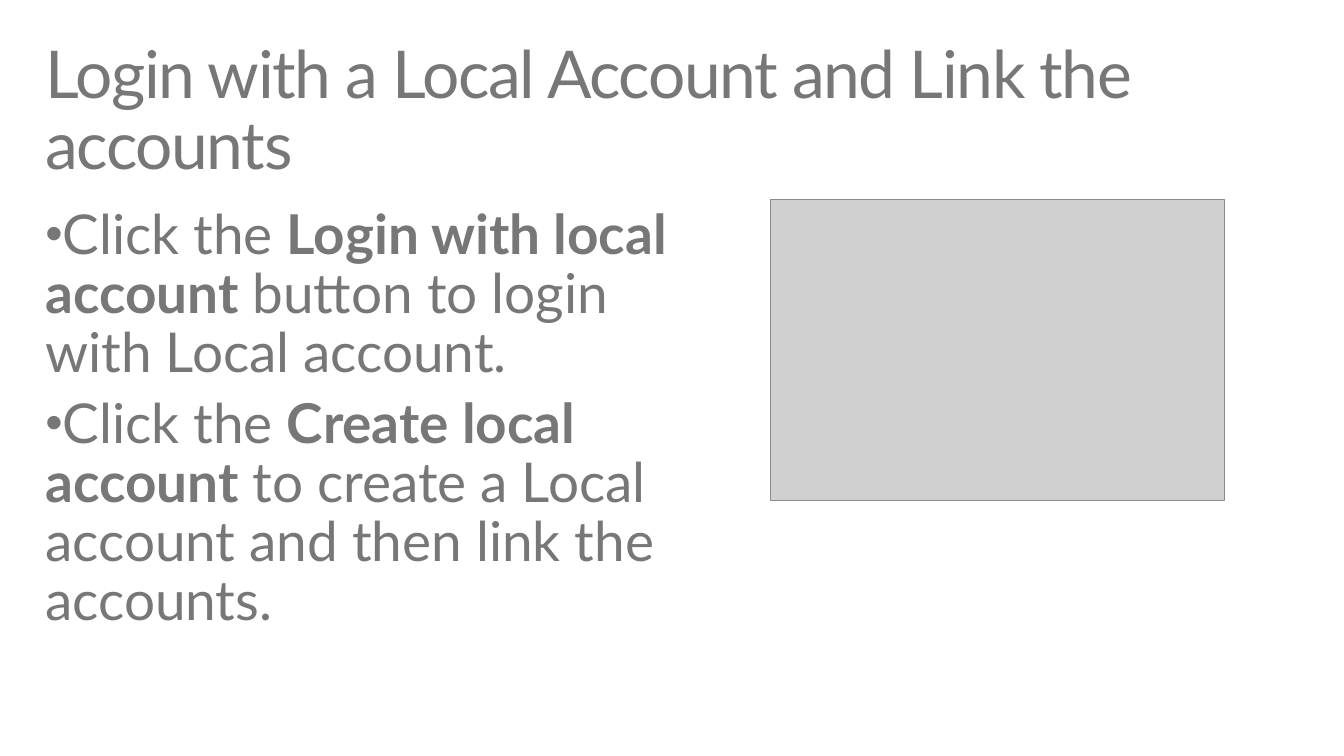
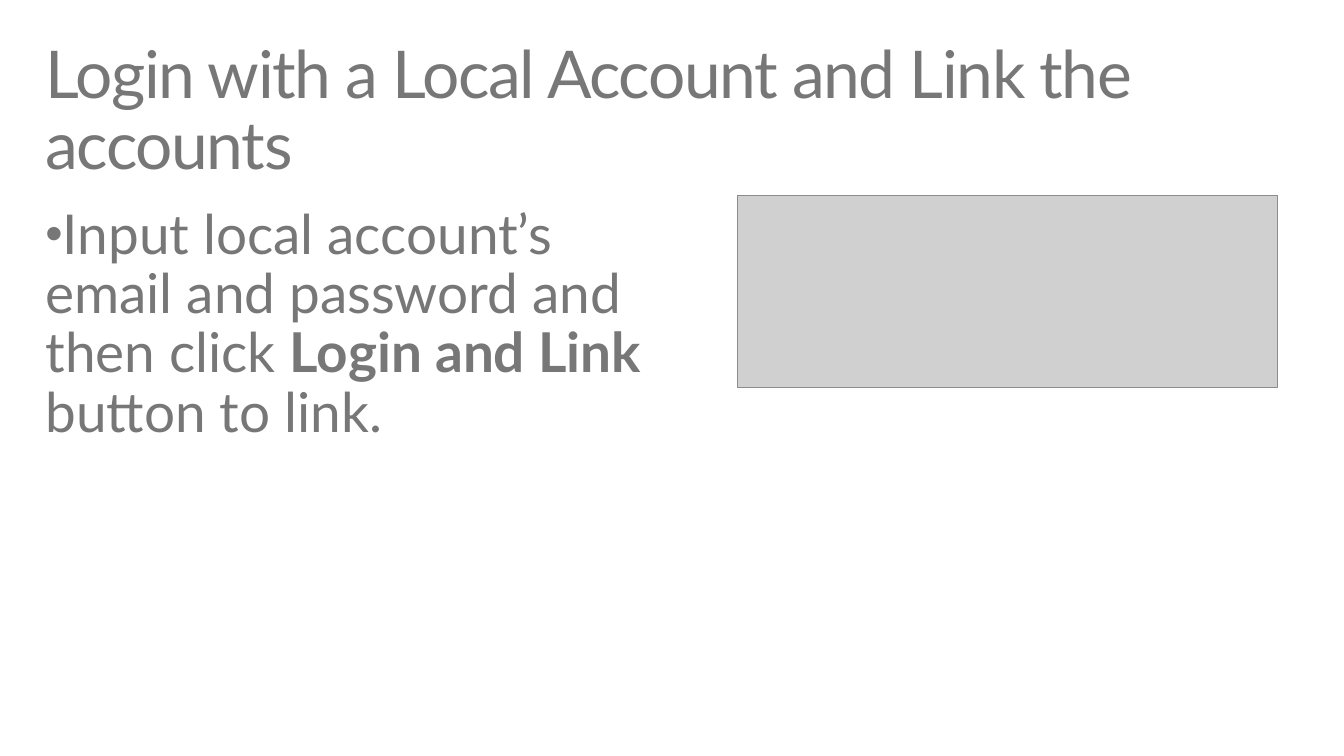
Before and after one commit to TJVering/EDUGraphAPI, a slide deck: slide 26 of EDU GRAPH-API Demo Script.pptx (slide 24 before the commit). Drawn at 1344x756 pixels with LibreOffice and Linux fonts; fonts in the diff are those of the drawing; grey boxes stand for pictures. Boxes give left, top, right and bottom in pixels: in the first picture for what was removed or moved away, otherwise in the second. Text is boxed around its words. In the diff, an @@ line names an element or a change of style, - is before the commit and + after.

```diff
--- a/EDU GRAPH-API Demo Script.pptx
+++ b/EDU GRAPH-API Demo Script.pptx
@@ picture: place and size @@
-picture at (771,200,1224,501)
+picture at (738,196,1278,387)
@@ text at (45,212,641,433): text changed @@
-• Click the Login with local account button to login with Local account.
-• Click the Create local account to create a Local account and then link the accounts.
+• Input local account’s email and password and then click Login and Link button to link.
```
Also in this commit, not shown: 9 other slides changed, 11 slides added, 3 slides removed, 27 other files.
